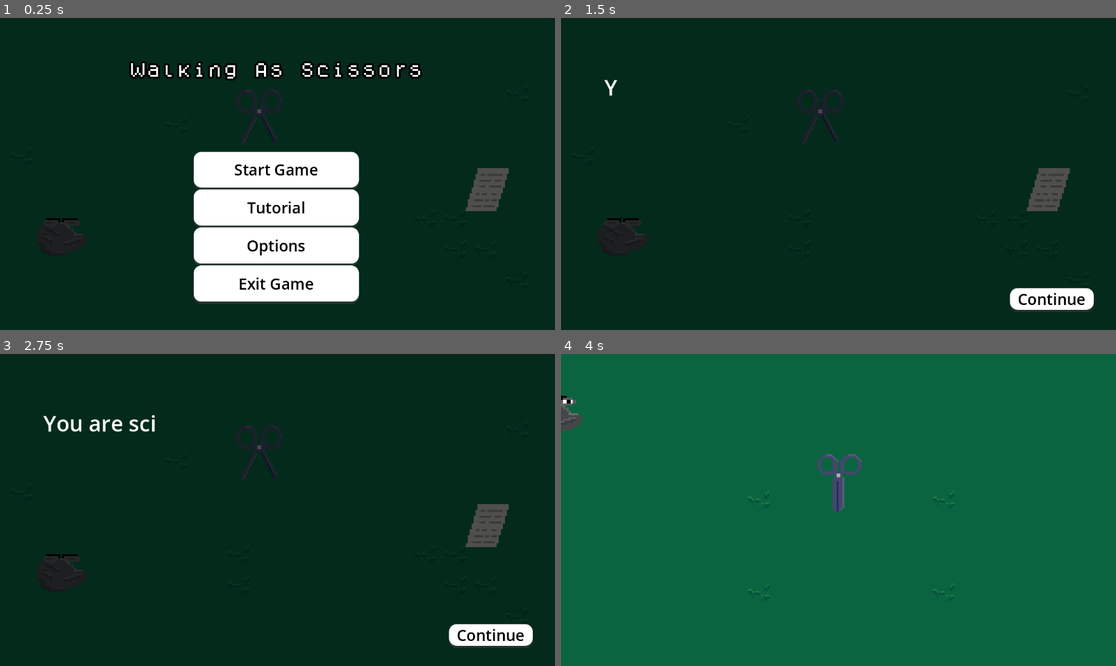
Above: before the commit, frames 1-4 (two rows, left to right).
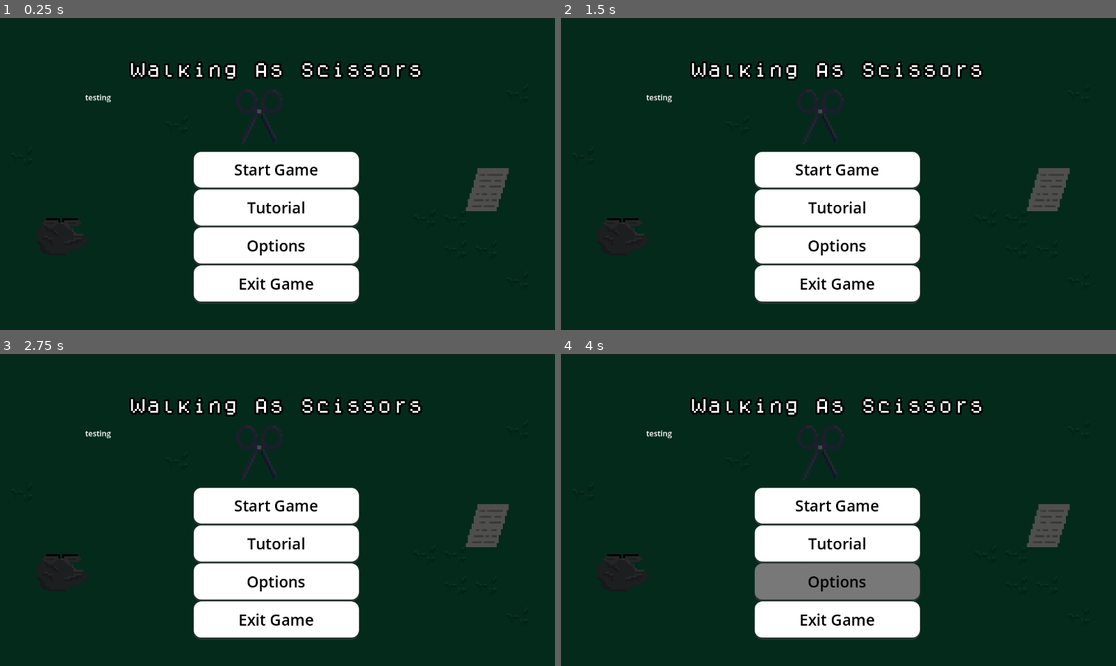
Above: after the commit, the same moments.

Repository: dat1010/walkingasscissors
Game: Godot game, scene res://scenes/main_menu.tscn
The game is run twice, just before and just after one commit, with the same random seed, the same clock (stepped at 60 frames per second) and the same inputs.
Inputs (mouse positions are in pixels of both pictures, inside the frame that each line leads up to):
- Up to frame 1 (0.25 s): no input
- Up to frame 2 (1.5 s): click "Tutorial" at 0.5 s; click "Start Game" at 1.25 s
- Up to frame 3 (2.75 s): click (277, 506) at 2 s, where only the run after the commit has a clickable "Start Game"
- Up to frame 4 (4 s): click (1049, 634) at 2.75 s, where only the run before the commit has a clickable "Continue"; click (838, 581) at 3.5 s, where only the run after the commit has a clickable "Options"

The runs differ from the first frame. In frame 1, less than 0.1% of the frame differs, in the area x 15-21%, y 24-28%; in frame 2, 17%; in frame 3, 18%; in frame 4, 100%, in the area x 0-100%, y 0-100%.
Error after the commit: Invalid access to property or key 'data' on a base object of type 'Nil'. (res://scrips/main_menu.gd:35)

Commit message:
testing http request

Diff:
--- a/scenes/main_menu.tscn
+++ b/scenes/main_menu.tscn
@@ -152,7 +152,18 @@
 horizontal_alignment = 1
 vertical_alignment = 1
 
+[node name="HTTPRequest" type="HTTPRequest" parent="."]
+
+[node name="RichTextLabel" type="RichTextLabel" parent="."]
+layout_mode = 0
+offset_left = 177.0
+offset_top = 153.0
+offset_right = 611.0
+offset_bottom = 390.0
+text = "testing"
+
 [connection signal="pressed" from="VBoxContainer/StartGameButton" to="." method="_on_start_pressed"]
 [connection signal="pressed" from="VBoxContainer/TutorialButton" to="." method="_on_tutorial_pressed"]
 [connection signal="pressed" from="VBoxContainer/OptionsButton" to="." method="_on_options_button_pressed"]
 [connection signal="pressed" from="VBoxContainer/ExitGameButton" to="." method="_on_exit_game_button_pressed"]
+[connection signal="request_completed" from="HTTPRequest" to="." method="_on_http_request_request_completed"]
--- a/scrips/main_menu.gd
+++ b/scrips/main_menu.gd
@@ -1,5 +1,8 @@
 extends Control
 
+var url = "https://davidtannerjr.com/api/high_scores"
+@onready var http_request: HTTPRequest = $HTTPRequest
+@onready var rich_text_label: RichTextLabel = $RichTextLabel
 
 # Called when the node enters the scene tree for the first time.
 func _ready() -> void:
@@ -16,7 +19,7 @@
 
 
 func _on_tutorial_pressed() -> void:
-	pass # Replace with function body.
+	http_request.request(url)
 
 
 func _on_options_button_pressed() -> void:
@@ -25,3 +28,10 @@
 
 func _on_exit_game_button_pressed() -> void:
 	get_tree().quit()
+
+
+func _on_http_request_request_completed(result: int, response_code: int, headers: PackedStringArray, body: PackedByteArray) -> void:
+	var data = JSON.parse_string(body.get_string_from_utf8())
+	var user_initials = data.data[0].user_initials
+	print(data)
+	rich_text_label.text = user_initials
Not shown: 1 places in scenes/main_menu.tscn that only renumber resources
